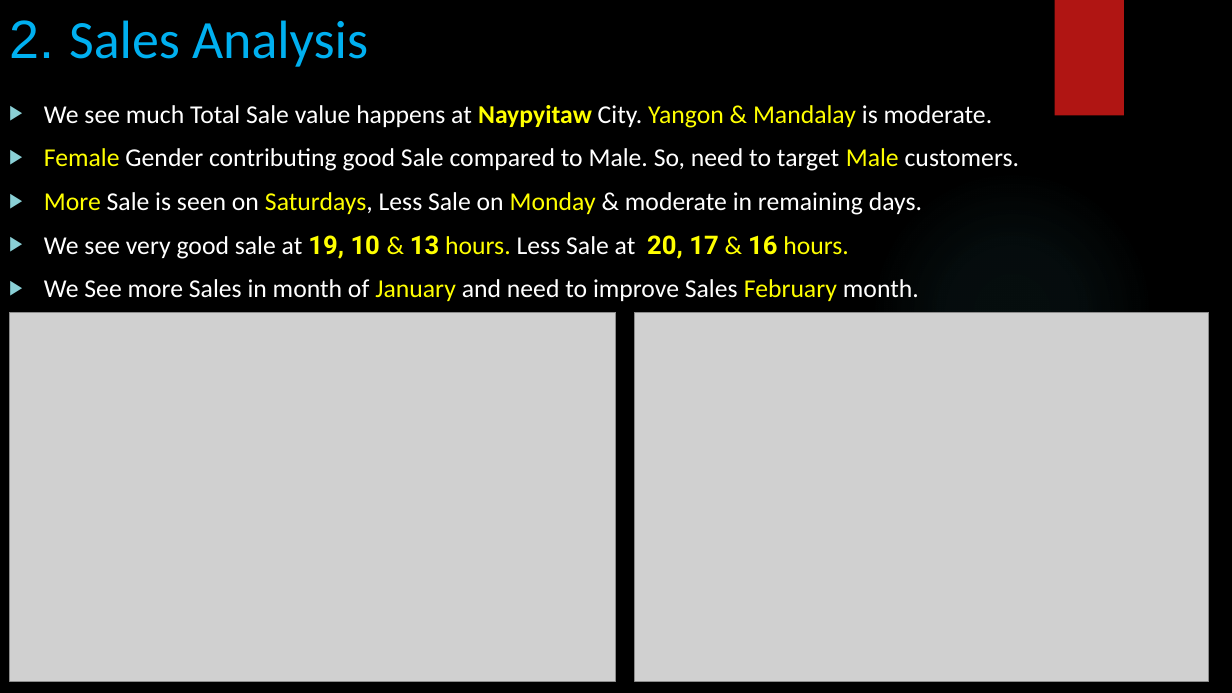
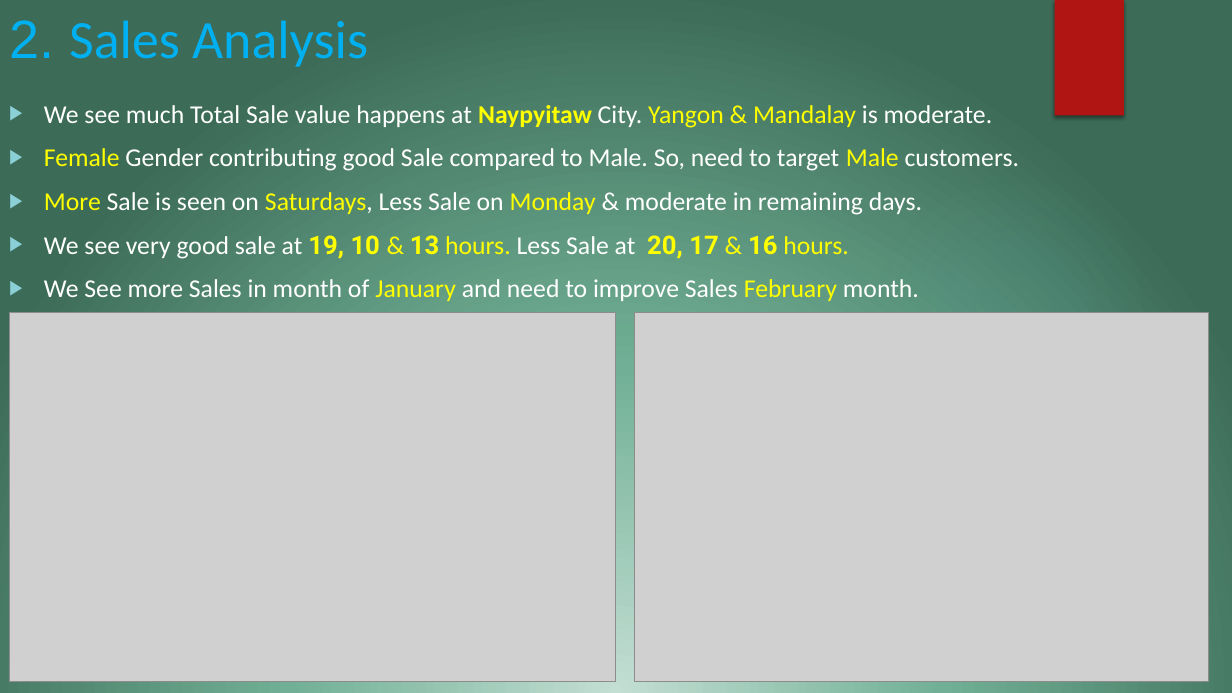
Before and after one commit to govardhansingu/Amazon-Sales-Analysis, a slide deck: slide 19 of SQL_CapStone_Project_Presentation_S8244.pptx (slide 18 before the commit). Drawn at 1232x693 pixels with LibreOffice and Linux fonts; fonts in the diff are those of the drawing; grey boxes stand for pictures; background and template pictures are left out. Boxes give left, top, right and bottom in pixels: in the first picture for what was removed or moved away, otherwise in the second. Text is boxed around its words. In the diff, an @@ line names an element or a change of style, - is before the commit and + after.

```diff
--- a/SQL_CapStone_Project_Presentation_S8244.pptx
+++ b/SQL_CapStone_Project_Presentation_S8244.pptx
@@ background picture (left out) to gradient #C3DED3 to #71B096 to #3C6B57 @@
```
Also in this commit, not shown: 19 other slides changed, 1 slide added.
